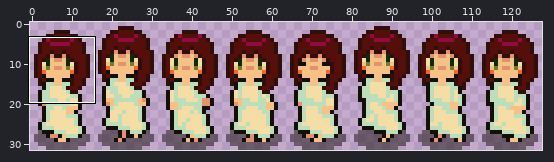
Two versions of one sprite sheet, Assets/Art/Sprites/People/Kay/player_nightgown_down_left.png. The picture above shows the old version from afar; the outline marks the close-up.
Close-up. Before the edit:
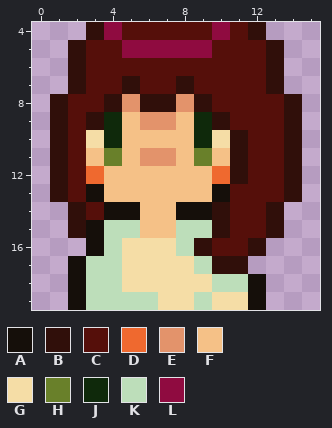
The file is 128x32 pixels. Colours within 5 levels of each other are drawn and written as one. Shown: x 0..15, y 4..19. The commit also changed other parts of the picture, which this record leaves out.
Palette (. is transparent): A #150f0a  B #300f0a  C #550f0a  D #ef692f  E #e3936b  F #f5c187  G #f5dda6  H #69802a  J #0f290b  K #bddeba  L #8f0b40
And afterwards:
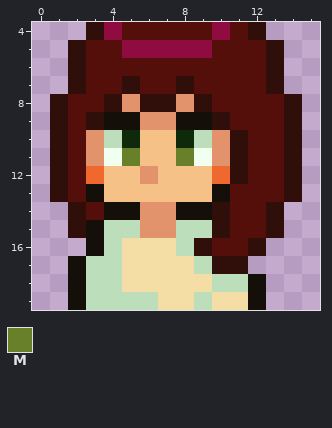
Colours new in this view: M #69802a
What changed:
colour H: #69802a -> #f1fff0
y 9: x 4..5 JF -> AA; x 8..9 FJ -> AA
y 10: x 3..5 GJF -> EKJ; x 8..10 FJG -> JKE
y 11: x 3 F -> E; x 5..8 FEEF -> MFFM; x 10 F -> E
y 12: x 6 F -> E
y 14..15: x 6..7 FF -> EE
Changed places in both close-ups, as pixel boxes (x1, y1, x2, y2):
changed: (86, 112, 230, 238)
